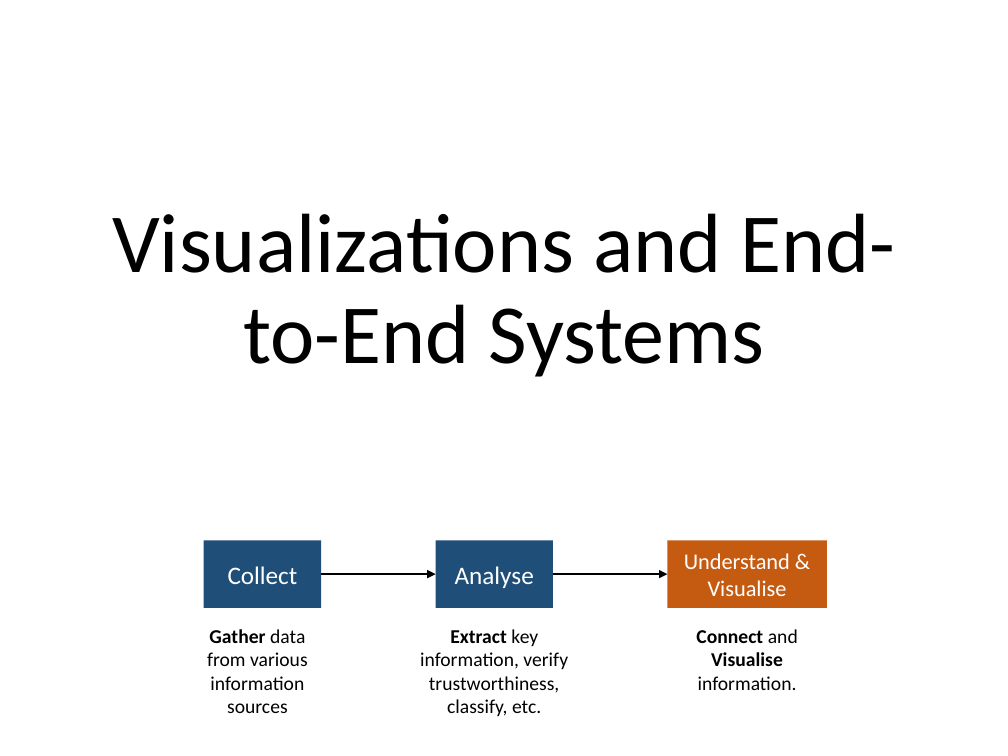
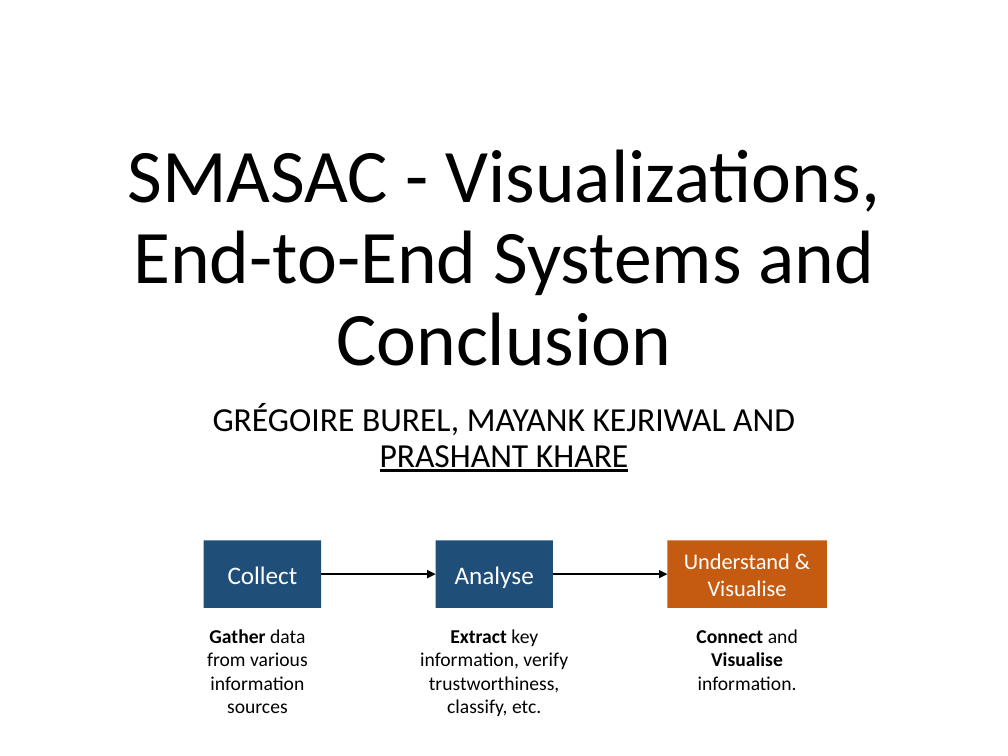
Before and after one commit to evhart/smasac-tutorial, a slide deck: slide 1 of slides/pptx/6-visualisation.pptx. Drawn at 1008x756 pixels with LibreOffice and Linux fonts; fonts in the diff are those of the drawing. Boxes give left, top, right and bottom in pixels: in the first picture for what was removed or moved away, otherwise in the second. Text is boxed around its words. In the diff, an @@ line names an element or a change of style, - is before the commit and + after.

Commit message:
Update slides titles and add slides numbers

```diff
--- a/slides/pptx/6-visualisation.pptx
+++ b/slides/pptx/6-visualisation.pptx
@@ title at bbox=[128, 149, 879, 366]: text changed; size 60 to 54 pt @@
-Visualizations and End-to-End Systems
+SMASAC - Visualizations, End-to-End Systems and Conclusion
@@ subtitle added at bbox=[213, 403, 795, 472], 24 pt, text #000000 @@
+GRÉGOIRE BUREL, MAYANK KEJRIWAL AND PRASHANT KHARE
```
Also in this commit, not shown: 6 other slides changed, 5 other files.
